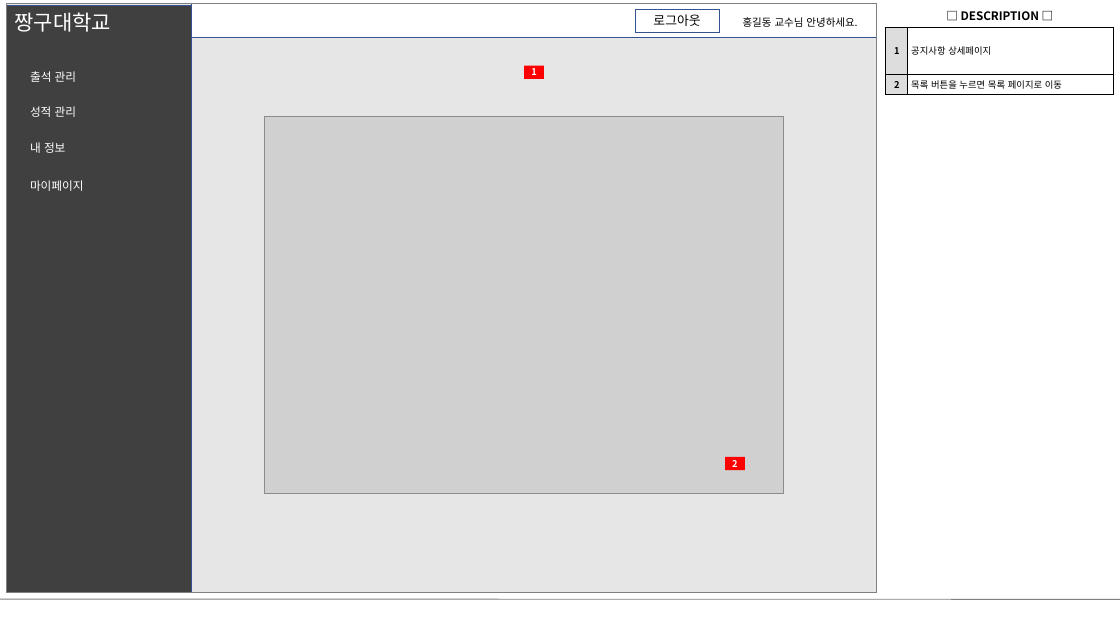
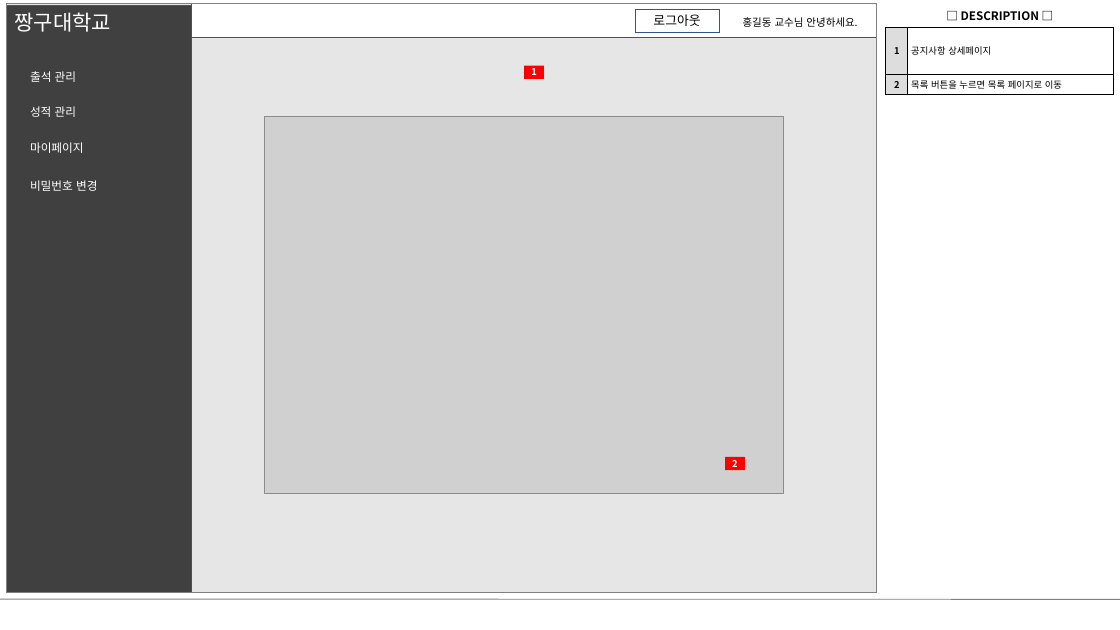
Before and after one commit to stacktack2/second_team_project, a slide deck: slide 23 of 04.산출물 제출/03.화면 설계서/화면설계서v9.pptx. Drawn at 1120x630 pixels with LibreOffice and Linux fonts; fonts in the diff are those of the drawing; grey boxes stand for pictures. Boxes give left, top, right and bottom in pixels: in the first picture for what was removed or moved away, otherwise in the second. Text is boxed around its words. In the diff, an @@ line names an element or a change of style, - is before the commit and + after.

```diff
--- a/04.산출물 제출/03.화면 설계서/화면설계서v9.pptx
+++ b/04.산출물 제출/03.화면 설계서/화면설계서v9.pptx
@@ text "마이페이지" moved from (x1=30, y1=180, x2=84, y2=191) to (x1=30, y1=142, x2=84, y2=153) @@
@@ text removed at (x1=30, y1=142, x2=65, y2=153) @@
-내 정보
@@ text added at (x1=30, y1=180, x2=97, y2=191), 10 pt, text #FFFFFF @@
+비밀번호 변경
```
Also in this commit, not shown: 21 other slides changed.
